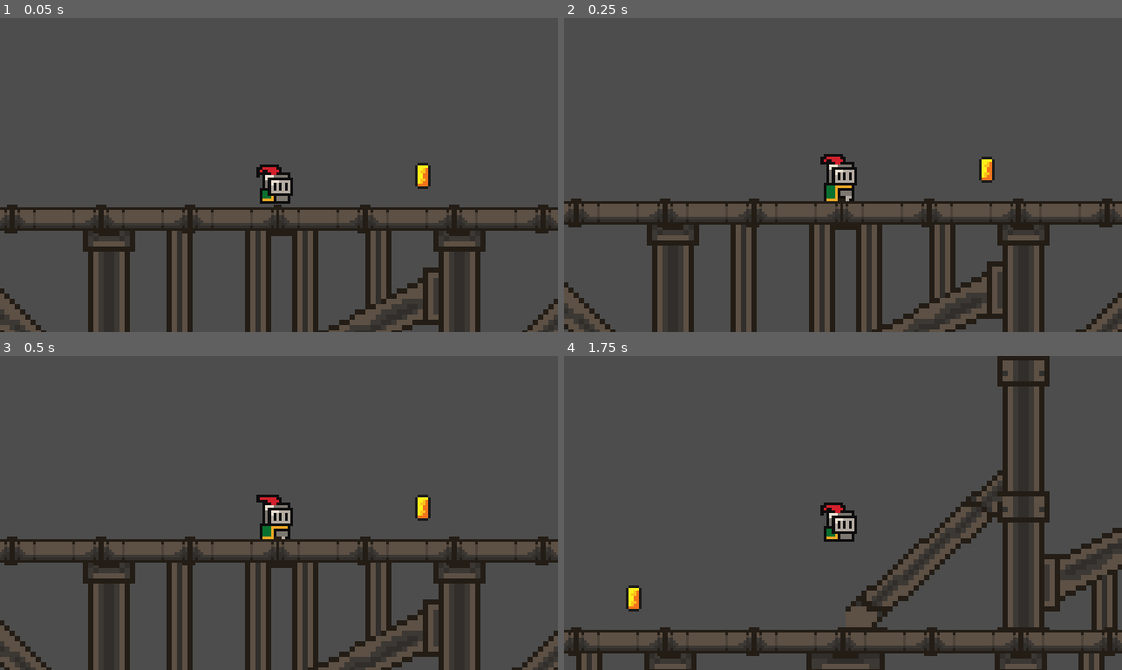
Above: before the commit, frames 1-4 (two rows, left to right).
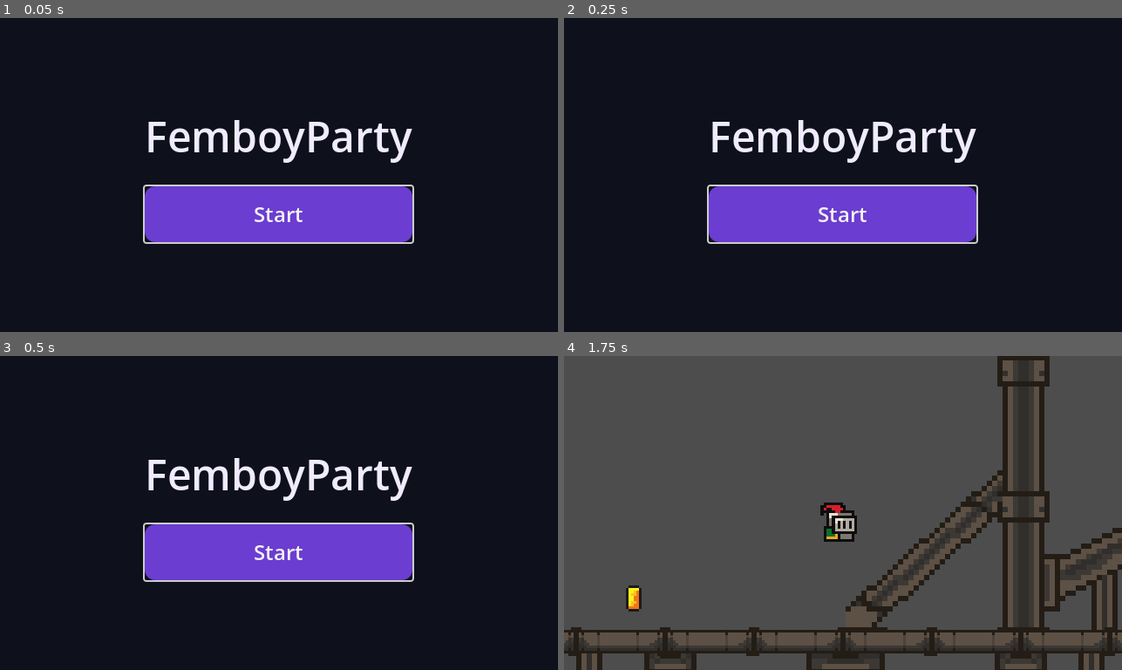
Above: after the commit, the same moments.

Repository: rkywsa/FemboyParty
Game: Godot game, scene res://MainMenu/main_menu.tscn
The game is run twice, just before and just after one commit, with the same random seed, the same clock (stepped at 60 frames per second) and the same inputs. Before the commit the project starts from res://Graphics/level.tscn.
Inputs (mouse positions are in pixels of both pictures, inside the frame that each line leads up to):
- Up to frame 1 (0.05 s): no input
- Up to frame 2 (0.25 s): no input
- Up to frame 3 (0.5 s): no input
- Up to frame 4 (1.75 s): click (843, 550) at 0.5 s, where only the run after the commit has a clickable "Start"; tap Enter (ui_accept) at 1.25, 1.52 s; hold Right (ui_right) from 1.28 s (still down)

The runs differ from the first frame. In frame 1, 94% of the frame differs, in the area x 0-100%, y 0-100%; in frame 2, 94%; in frame 3, 94%; in frame 4, nothing differs.

Commit message:
menu xd

Diff:
--- /dev/null
+++ b/MainMenu/main_menu.gd
@@ -0,0 +1,14 @@
+extends Control
+
+
+@onready var start_button: Button = $CenterContainer/MenuContent/StartButton
+
+
+func _ready() -> void:
+	start_button.grab_focus()
+
+
+func _on_start_button_pressed() -> void:
+	var error := get_tree().change_scene_to_file("res://Graphics/level.tscn")
+	if error != OK:
+		push_error("Could not load level scene: %s" % error)
--- /dev/null
+++ b/MainMenu/main_menu.tscn
@@ -0,0 +1,65 @@
+[gd_scene format=3 uid="uid://cb1jsqj6bdwg"]
+
+[ext_resource type="Script" uid="uid://cakbfma68ujli" path="res://MainMenu/main_menu.gd" id="1_menu"]
+
+[sub_resource type="StyleBoxFlat" id="StyleBoxFlat_normal"]
+bg_color = Color(0.42, 0.24, 0.82, 1)
+corner_radius_top_left = 12
+corner_radius_top_right = 12
+corner_radius_bottom_right = 12
+corner_radius_bottom_left = 12
+
+[sub_resource type="StyleBoxFlat" id="StyleBoxFlat_hover"]
+bg_color = Color(0.52, 0.32, 0.94, 1)
+corner_radius_top_left = 12
+corner_radius_top_right = 12
+corner_radius_bottom_right = 12
+corner_radius_bottom_left = 12
+
+[node name="MainMenu" type="Control" unique_id=217841841]
+layout_mode = 3
+anchors_preset = 15
+anchor_right = 1.0
+anchor_bottom = 1.0
+grow_horizontal = 2
+grow_vertical = 2
+script = ExtResource("1_menu")
+
+[node name="Background" type="ColorRect" parent="." unique_id=1124201788]
+layout_mode = 1
+anchors_preset = 15
+anchor_right = 1.0
+anchor_bottom = 1.0
+grow_horizontal = 2
+grow_vertical = 2
+color = Color(0.055, 0.067, 0.11, 1)
+
+[node name="CenterContainer" type="CenterContainer" parent="." unique_id=974208350]
+layout_mode = 1
+anchors_preset = 15
+anchor_right = 1.0
+anchor_bottom = 1.0
+grow_horizontal = 2
+grow_vertical = 2
+
+[node name="MenuContent" type="VBoxContainer" parent="CenterContainer" unique_id=1602500845]
+layout_mode = 2
+theme_override_constants/separation = 24
+
+[node name="Title" type="Label" parent="CenterContainer/MenuContent" unique_id=1946265384]
+layout_mode = 2
+theme_override_colors/font_color = Color(0.94, 0.92, 1, 1)
+theme_override_font_sizes/font_size = 48
+text = "FemboyParty"
+horizontal_alignment = 1
+
+[node name="StartButton" type="Button" parent="CenterContainer/MenuContent" unique_id=2082678363]
+custom_minimum_size = Vector2(220, 64)
+layout_mode = 2
+theme_override_colors/font_color = Color(1, 1, 1, 1)
+theme_override_font_sizes/font_size = 24
+theme_override_styles/normal = SubResource("StyleBoxFlat_normal")
+theme_override_styles/hover = SubResource("StyleBoxFlat_hover")
+text = "Start"
+
+[connection signal="pressed" from="CenterContainer/MenuContent/StartButton" to="." method="_on_start_button_pressed"]
--- a/project.godot
+++ b/project.godot
@@ -11,9 +11,8 @@
 [application]
 
 config/name="FemboyParty"
-run/main_scene="res://Graphics/level.tscn"
+run/main_scene="res://MainMenu/main_menu.tscn"
 config/features=PackedStringArray("4.7", "GL Compatibility")
-config/icon="res://icon.svg"
 
 [display]
 
Not shown, added: MainMenu/main_menu.gd.uid
